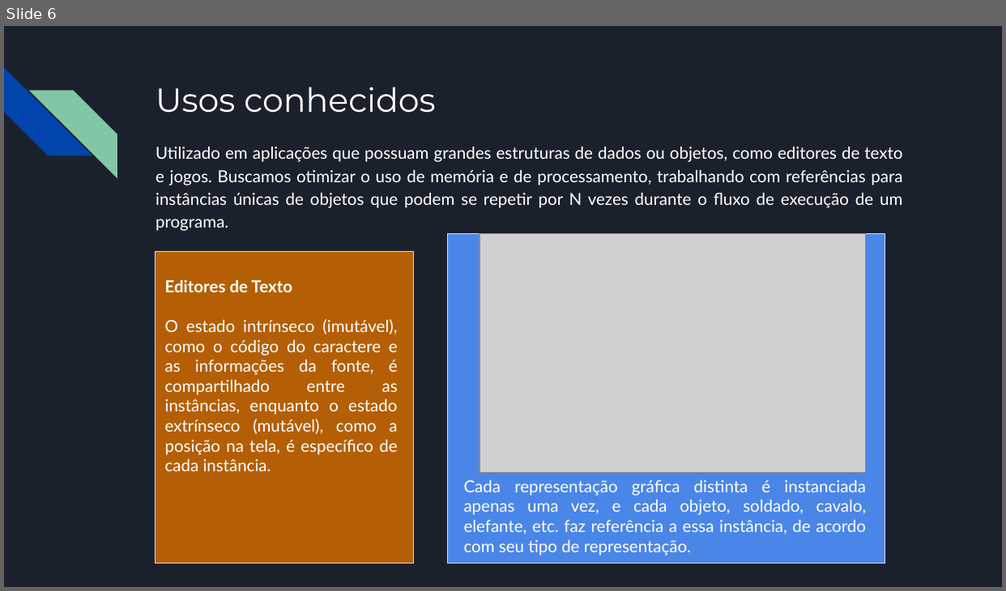
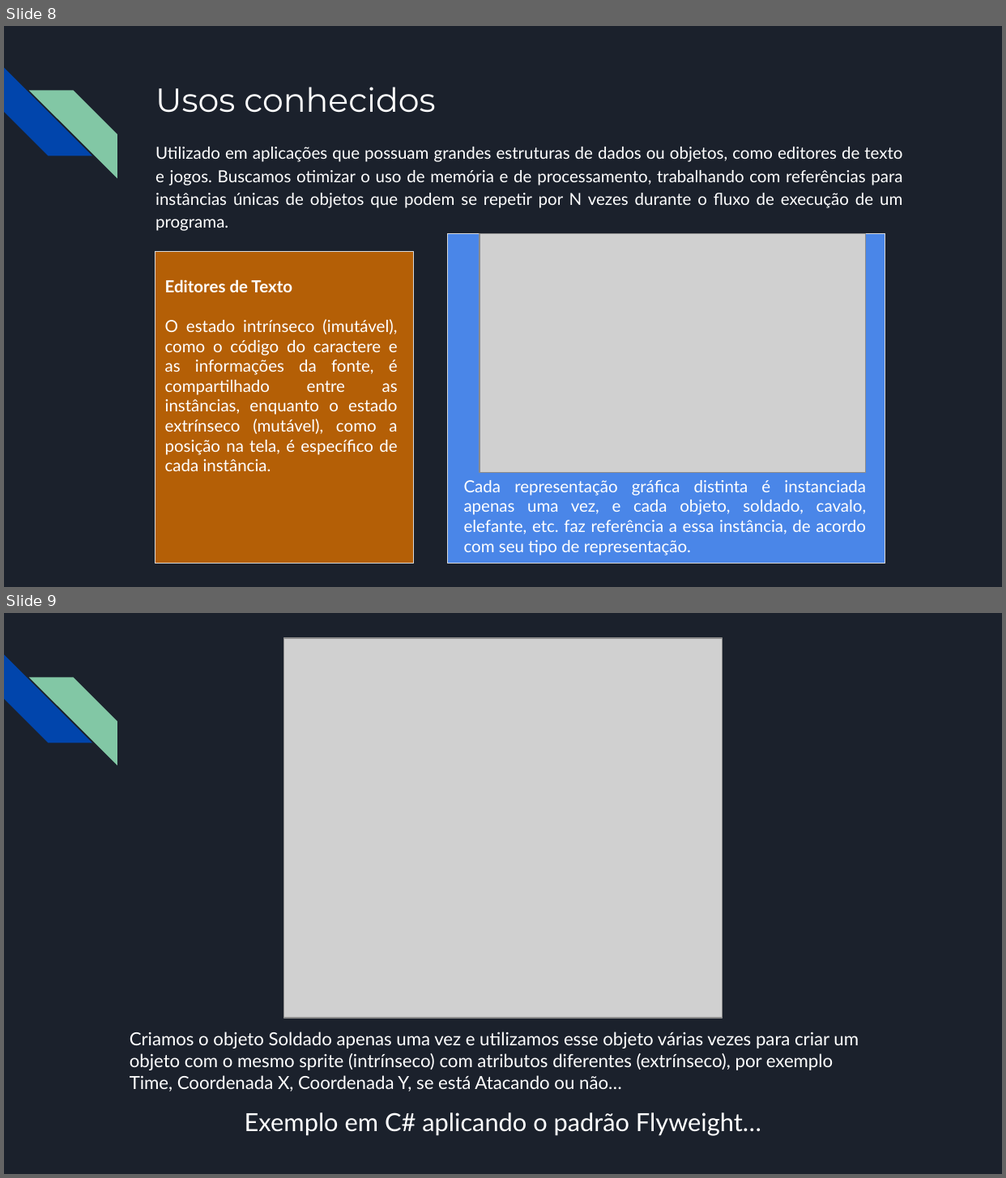
Before and after one commit to gsatilio/Exemplo_Flyweight, a slide deck: Exemplo_Flyweight/Apresentacao/DESIGN PATTERN Flyweight.pptx. Shown one above the other, each under a label of ours: slide 6 before the commit, slides 8 and 9 after it. The pictures are 1006x591 and 1006x1178 pixels, drawn with LibreOffice and Linux fonts; fonts in the diff are those of the drawing; grey boxes stand for pictures. Boxes give left, top, right and bottom in pixels: in the first picture for what was removed or moved away, otherwise in the second. Text is boxed around its words. In the diff, an @@ line names an element or a change of style, - is before the commit and + after.

```diff
--- a/Exemplo_Flyweight/Apresentacao/DESIGN PATTERN Flyweight.pptx
+++ b/Exemplo_Flyweight/Apresentacao/DESIGN PATTERN Flyweight.pptx
@@ slide 9 added at <box>4,613,1002,1174</box>, background #1B212C; not listed: 2 template elements that a slide beside it also shows @@
@@ picture added at <box>284,638,722,1018</box> @@
@@ text added at <box>130,1032,859,1092</box>, 13 pt, text #FFFFFF @@
+Criamos o objeto Soldado apenas uma vez e utilizamos esse objeto várias vezes para criar um objeto com o mesmo sprite (intrínseco) com atributos diferentes (extrínseco), por exemplo Time, Coordenada X, Coordenada Y, se está Atacando ou não…
@@ text added at <box>245,1113,761,1136</box>, 18 pt, text #FFFFFF @@
+Exemplo em C# aplicando o padrão Flyweight…
@@ what was slide 6 is now slide 8 @@
```
Also in this commit, not shown: 4 other slides added, 2 slides removed, 4 other files.
